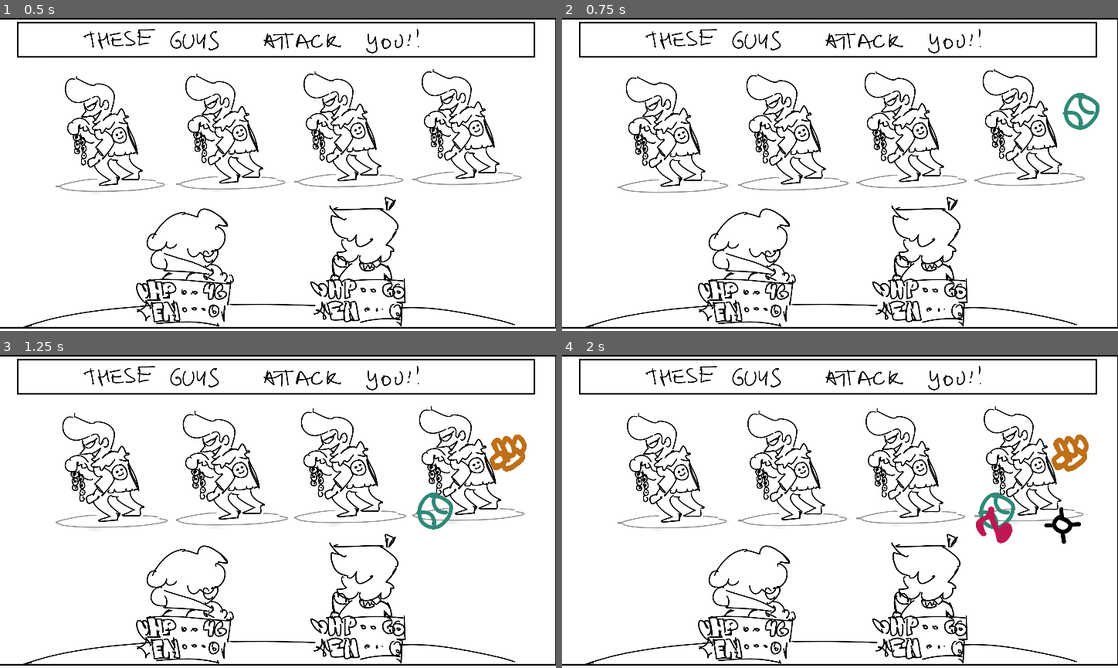
Above: before the commit, frames 1-4 (two rows, left to right).
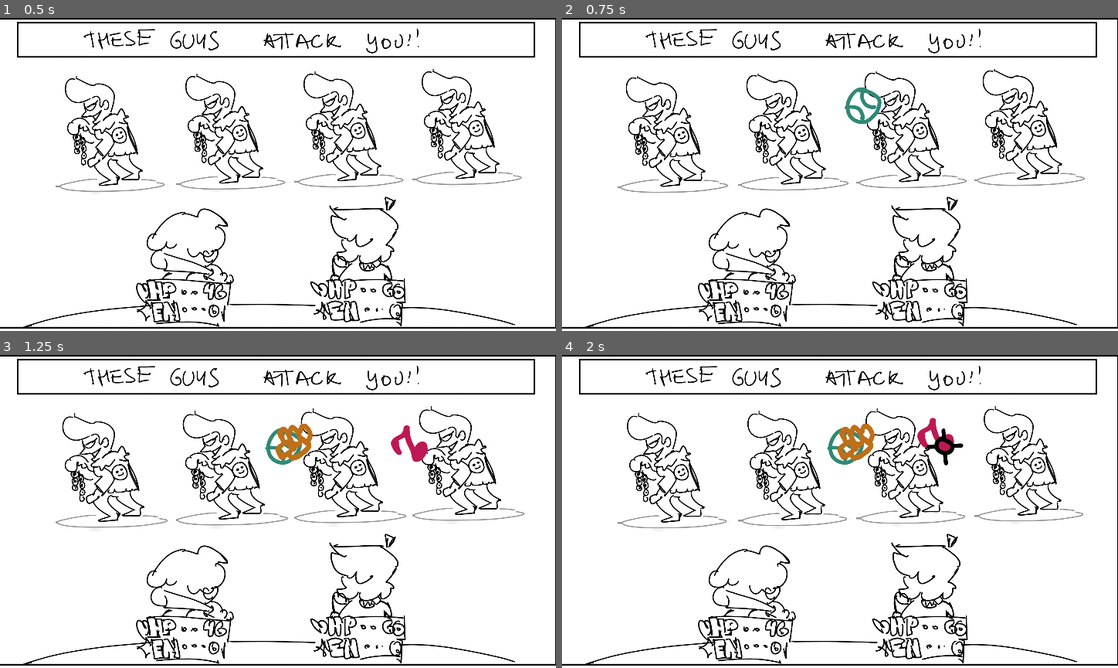
Above: after the commit, the same moments.

Repository: mrpedrobraga/dreamtone_prototypes
Game: Godot game, scene res://BattleScene.tscn
Two runs of this game, one before a commit and one after it. Both use one fixed random seed, a clock stepped at 60 frames per second and the inputs below.
Inputs:
- Up to frame 1 (0.5 s): no input
- Up to frame 2 (0.75 s): tap Enter (ui_accept) at 0.5 s; hold Right (ui_right) from 0.53 s (still down); tap X (B) at 0.6 s
- Up to frame 3 (1.25 s): keep holding Right (ui_right); tap Enter (ui_accept) at 0.77 s
- Up to frame 4 (2 s): release Right (ui_right) at 1.28 s; hold Down (ui_down) from 1.28 s (still down); tap X (B) at 1.35 s; tap Enter (ui_accept) at 1.52 s

Frame 1 is identical in both runs. In frame 2, 0.7% of the frame differs, in the area x 50-97%, y 21-36%; in frame 3, 1.9%; in frame 4, 2.5%, in the area x 47-95%, y 20-61%.

Commit message:
fix: Sorry, lmao.

Diff:
--- a/Attack.gd
+++ b/Attack.gd
@@ -70,11 +70,11 @@
 		AttackType.HORIZONTAL_SLIDER:
 			var speed = 2
 			indicator_position = Vector2(
-				128.0 * (1.0 - time_since_beginning),
+				32.0 * (1.0 - time_since_beginning),
 				2 * sin(time_since_beginning * 8)
 			)
 			indicator_position += rect_size / 2
-			indicator_position = indicator_position.rotated(time_since_beginning)
+			indicator_position = indicator_position
 
 		AttackType.SHRINKING_CIRCLE:
 			var vector = Input.get_vector('ui_left', 'ui_right', 'ui_up', 'ui_down')
